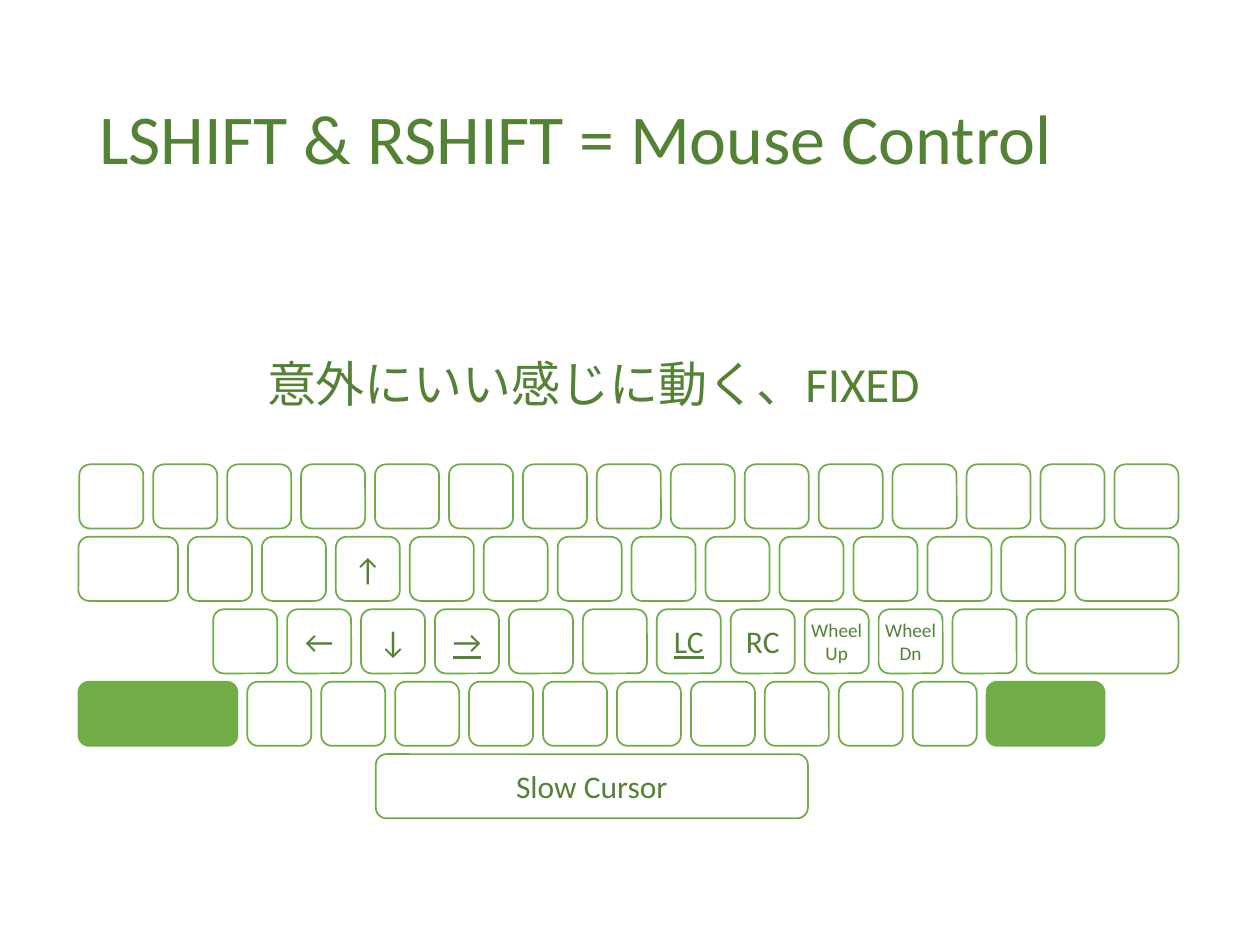
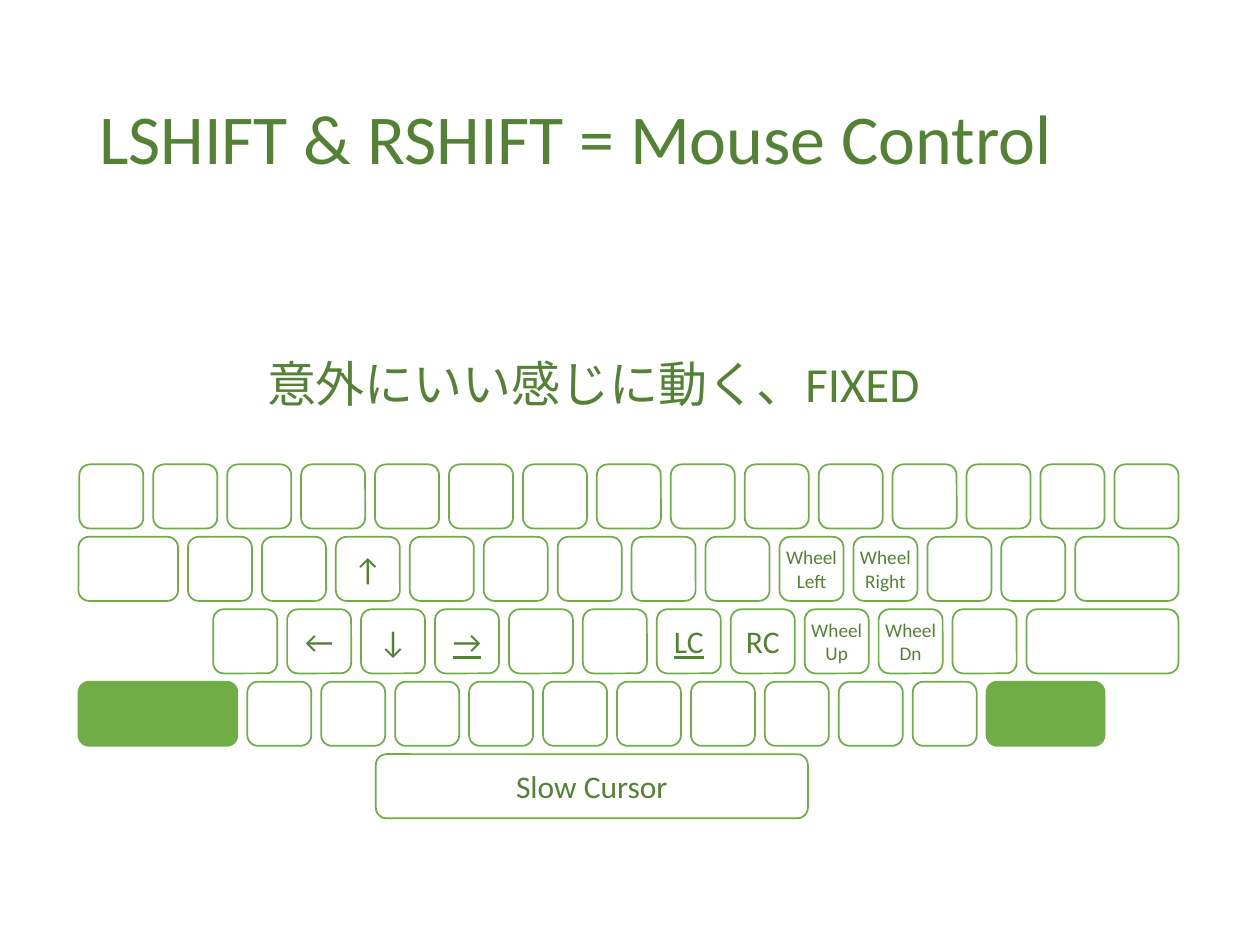
Before and after one commit to ittooo66/myAHK, a slide deck: slide 9 of MANUAL.pptx. Drawn at 1260x945 pixels with LibreOffice and Linux fonts; fonts in the diff are those of the drawing. Boxes give left, top, right and bottom in pixels: in the first picture for what was removed or moved away, otherwise in the second. Text is boxed around its words. In the diff, an @@ line names an element or a change of style, - is before the commit and + after.

```diff
--- a/MANUAL.pptx
+++ b/MANUAL.pptx
@@ text in rounded rectangle at (786, 550, 837, 588): text added @@
+Wheel
+Left
@@ text in rounded rectangle at (860, 550, 911, 592): text added @@
+Wheel
+Right
```
Also in this commit, not shown: 6 other slides changed.
